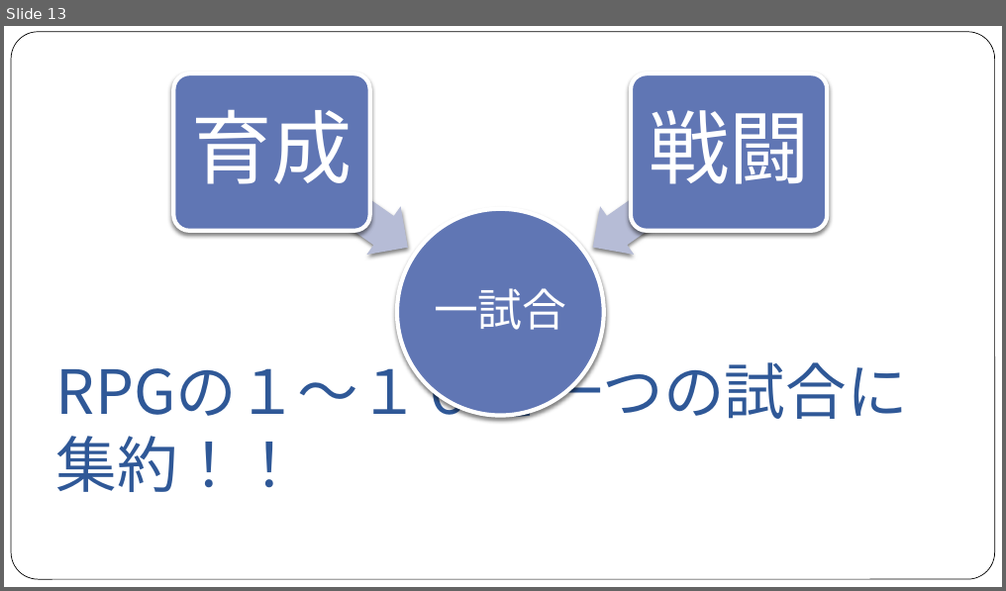
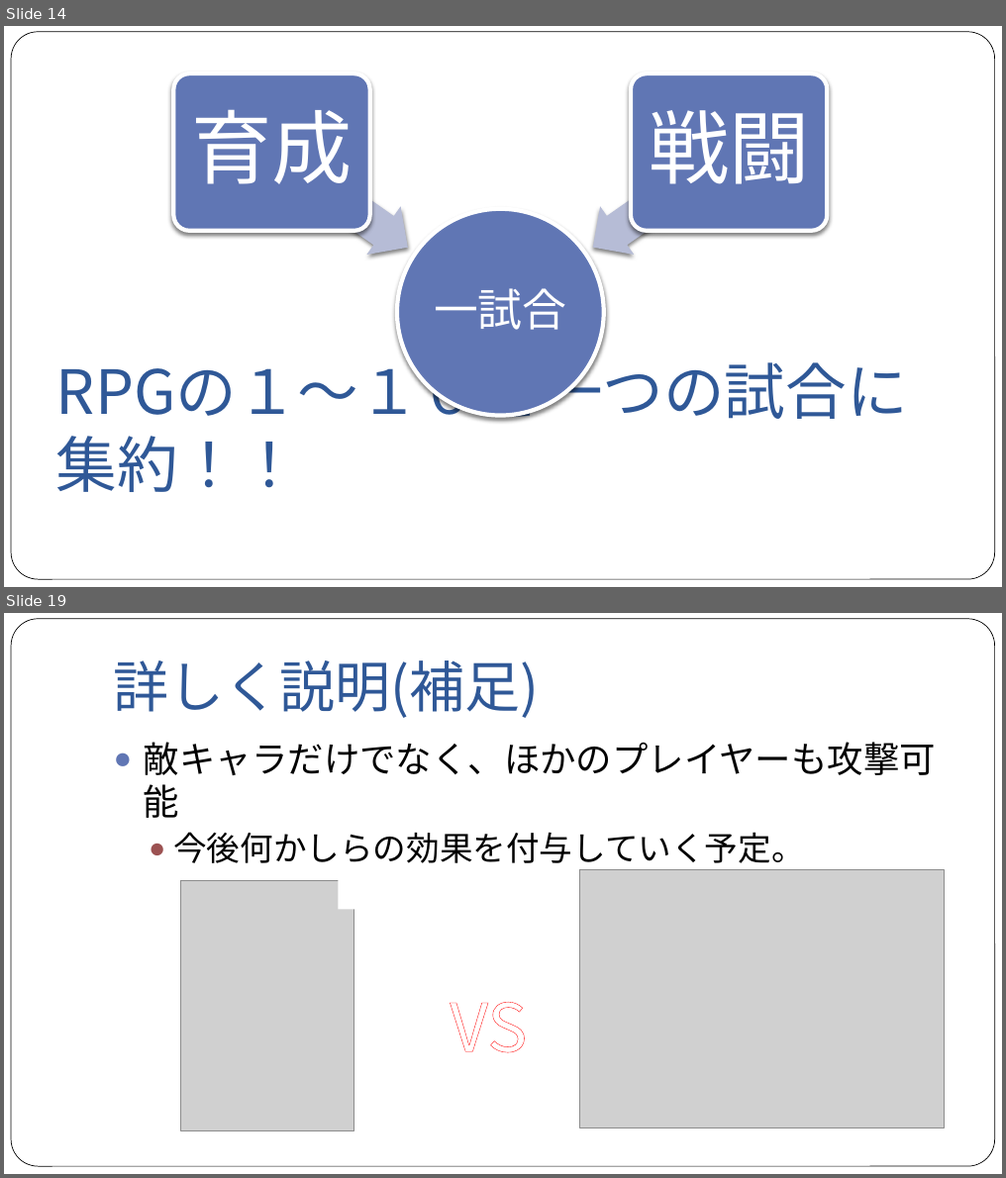
Before and after one commit to NyamLand/VSRPG, a slide deck: 仕様/プレゼンテーション/第一回発表.pptx. Shown one above the other, each under a label of ours: slide 13 before the commit, slides 14 and 19 after it; the slides between them are not shown. The pictures are 1006x591 and 1006x1178 pixels, drawn with LibreOffice and Linux fonts; fonts in the diff are those of the drawing; grey boxes stand for pictures. Boxes give left, top, right and bottom in pixels: in the first picture for what was removed or moved away, otherwise in the second. Text is boxed around its words. In the diff, an @@ line names an element or a change of style, - is before the commit and + after.

Commit message:
プレゼン資料更新＆参考画像追加

```diff
--- a/仕様/プレゼンテーション/第一回発表.pptx
+++ b/仕様/プレゼンテーション/第一回発表.pptx
@@ slide 19 added at [4,613,1002,1174], background #FFFFFF; not listed: 1 template element that a slide beside it also shows @@
@@ title added at [114,661,539,718], 40 pt, text #2F5897 @@
+詳しく説明(補足)
@@ text added at [144,742,936,870], 26 pt, text #000000 @@
+● 敵キャラだけでなく、ほかのプレイヤーも攻撃可能
+  ● 今後何かしらの効果を付与していく予定。
@@ rectangle added at [339,870,385,909], fill #FFFFFF @@
@@ picture added at [580,870,944,1129] @@
@@ picture added at [180,881,353,1132] @@
@@ text added at [450,1002,527,1054], 48 pt, text #FFFFFF @@
+VS
@@ what was slide 13 is now slide 14 @@
```
Also in this commit, not shown: 14 slides changed, 6 other slides added, 1 slide removed, 12 other files.
